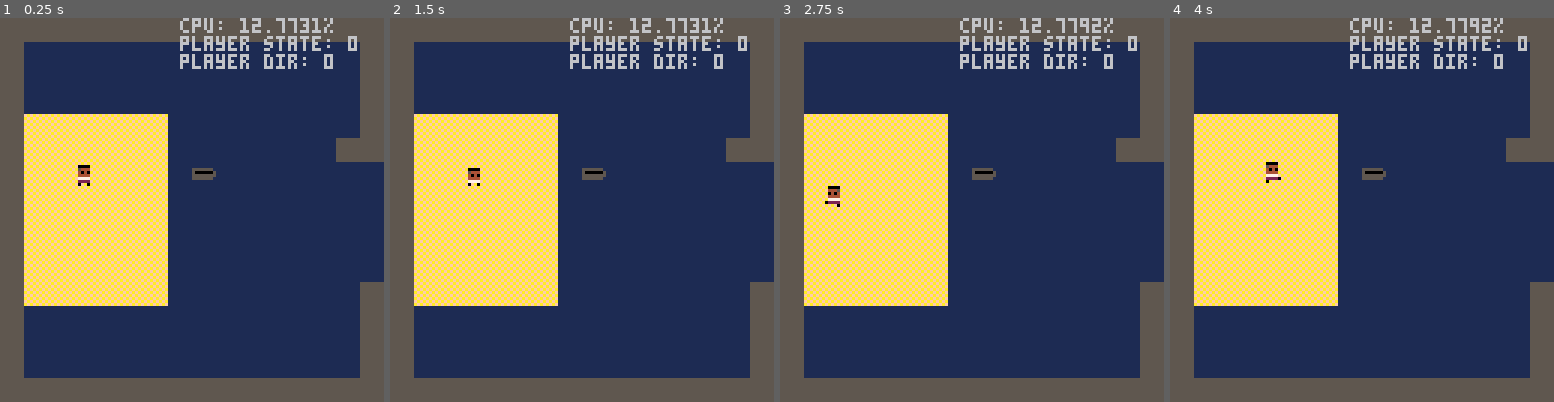
Above: before the commit, frames 1-4 (left to right).
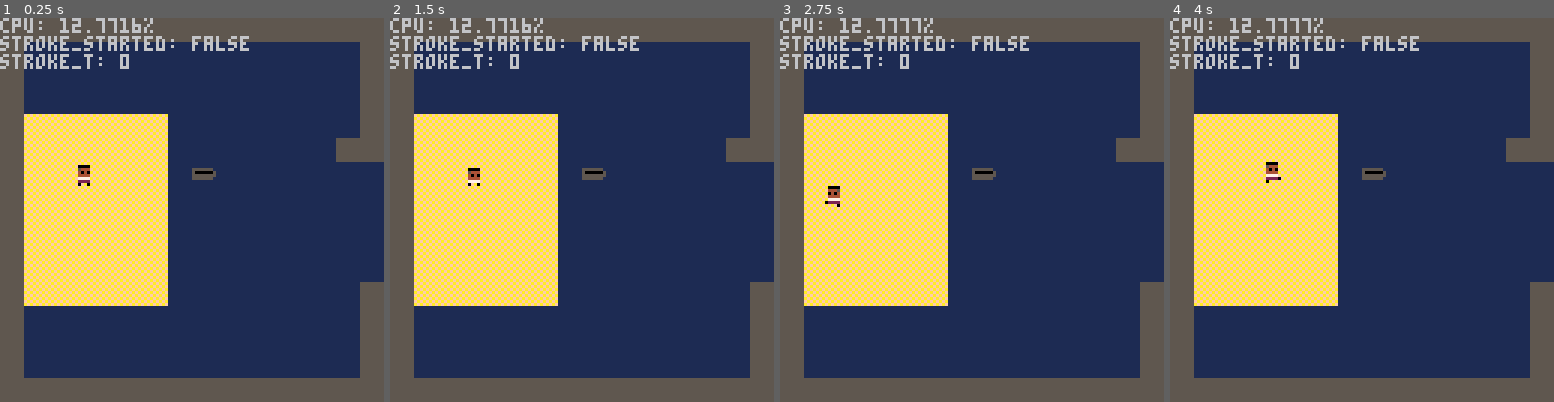
Above: after the commit, the same moments.

Repository: frojo/pico8
Game: PICO-8 cartridge carts/adventure.p8
The game is run twice, just before and just after one commit, with the same random seed, the same clock (stepped at 60 frames per second) and the same inputs.
Inputs:
- Up to frame 1 (0.25 s): no input
- Up to frame 2 (1.5 s): tap O (Z key) at 0.33, 0.7, 1.43 s; tap X (X key) at 1.07 s
- Up to frame 3 (2.75 s): hold Left 1.97-2.37 s; tap X (X key) at 2.07, 2.4, 2.73 s; tap O (Z key) at 2.22 s; hold Down from 2.42 s (still down)
- Up to frame 4 (4 s): release Down at 2.82 s; hold Right 2.87-3.53 s; tap X (X key) at 3.07, 3.4, 3.73 s; tap O (Z key) at 3.1, 3.98 s; hold Up from 3.58 s (still down)

The runs differ from the first frame. In frame 1, 3.5% of the frame differs, in the area x 0-93%, y 0-14%; in frame 2, 3.5%; in frame 3, 3.5%; in frame 4, 3.5%.

Commit message:
broken: implementing rowing motion (wip)

Diff:
--- a/carts/adventure.p8
+++ b/carts/adventure.p8
@@ -73,17 +73,13 @@
 
 
 	if debug then
-		print("               cpu: "..tostr(stat(1)*100).."%")
-		-- print("               sprite idx: "..tostr(curr_sprite_idx))
-		print("               player state: "..tostr(players[1].state))
-		print("               player dir: "..tostr(players[1].dir))
-		-- print("               cellx: "..tostr(cellx))
-		-- print("               celly: "..tostr(celly))
-		-- print("               player x: "..tostr(players[1].x))
-		-- print("               player y: "..tostr(players[1].y))
-		-- print("               tried move?: "..tostr(tried_to_move))
+		print("cpu: "..tostr(stat(1)*100).."%")
+		-- print("player state: "..tostr(players[1].state))
+		-- print("player dir: "..tostr(players[1].dir))
+		print("stroke_started: "..tostr(players[1].stroke_started))
+		print("stroke_t: "..tostr(players[1].stroke_t))
 		if debug_err then
-			print("               err: "..debug_err)
+			print("err: "..debug_err)
 		end
 	end
 
@@ -110,6 +106,10 @@
 	-- north is 0, count clockwise
 	player.dir = 0
 
+	-- for rowing
+	player.stroke_started = false
+	player.stroke_t = 0
+
 	player.alt_ctl = false
 
 	return player
@@ -127,9 +127,7 @@
 	return sqrt(dx*dx + dy*dy)
 end
 
-function update_player(player)
-	-- if swimming or standing
-	if player.state == 0 or player.state == 1 then
+function update_player_pedestrian(player)
 		if player.dx > 0 then player.facing_right = true
 		elseif player.dx < 0 then player.facing_right = false
 		end
@@ -142,8 +140,29 @@
 			player.state = 0
 		end
 
-		-- pressing x let's the player hop into the boat
-		if btnp(5, pnum) then
+		-- different indexing conventions are fun
+		local pnum = player.num - 1
+
+		-- handle input to move the player
+		player.dx = 0
+		player.dy = 0
+		if btn(0, pnum) then
+			player.dx = -1
+		end
+		if btn(1, pnum) then
+			player.dx = 1
+		end
+		if btn(2, pnum) then
+			player.dy = -1
+		end
+		if btn(3, pnum) then
+			player.dy = 1
+		end
+		player.x += player.dx * walk_speed
+		player.y += player.dy * walk_speed
+
+		-- pressing c let's the player hop into the boat
+		if btnp(6, pnum) then
 			if dist(player.x, player.y, boat.x, boat.y) < 8 then
 				player.x = boat.x
 				player.y = boat.y
@@ -156,41 +175,48 @@
 				boat.hidden = true
 			end
 		end
+end
+
+function update_player_rowing(player)
+	rotate_player(player)
+
+
+	if btn(5, pnum) then
+		stroke_leadup_length = 30
+		stroke_part2_length = 30
+		if player.stroke_started == false then
+			player.stroke_t = 0
+			stroke_started = true
+		else
+			if stroke_t < stroke_leadup_length then
+				-- todo: this assumes this will be called every tick
+				-- that the player is stroking. is this always true?
+				player.stroke_t += 1
+			end
+
+		end
+
+
+	end
+
+end
+
+function update_player(player)
+	-- if swimming or standing
+	if player.state == 0 or player.state == 1 then
+		update_player_pedestrian(player)
 	elseif player.state == 2 then
-		rotate_player(player)
-	end
-
-
-
-	move_player(player)
-
-end
-
-function move_player(player)
-	-- different indexing conventions are fun
-	local pnum = player.num - 1
-
-	if player.state == 0 or player.state == 1 then
-		-- todo lol
-		player.dx = 0
-		player.dy = 0
-		if btn(0, pnum) then
-			player.dx = -1
-		end
-		if btn(1, pnum) then
-			player.dx = 1
-		end
-		if btn(2, pnum) then
-			player.dy = -1
-		end
-		if btn(3, pnum) then
-			player.dy = 1
-		end
-		player.x += player.dx * walk_speed
-		player.y += player.dy * walk_speed
-		return
-	end
-
+		update_player_rowing(player)
+		-- todo: rowing motion
+	end
+
+
+
+	-- move_player(player)
+
+end
+
+function move_player_sailing(player)
 	-- todo clean this shit up
 	-- add wind force
 	local forcex, forcey
